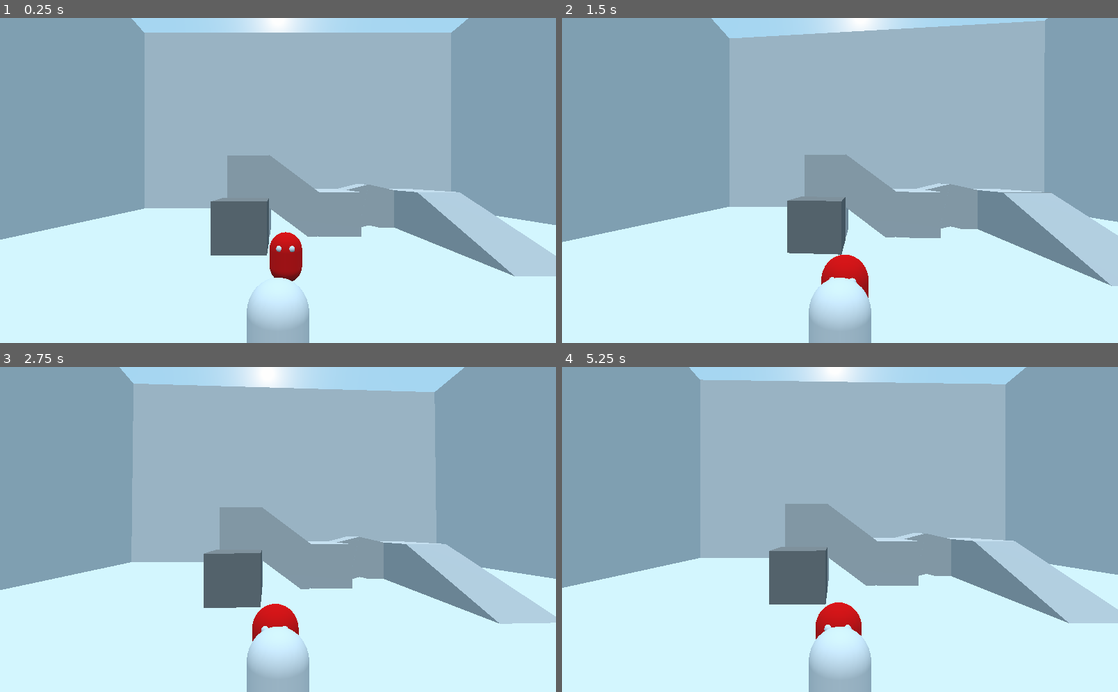
Above: before the commit, frames 1-4 (two rows, left to right).
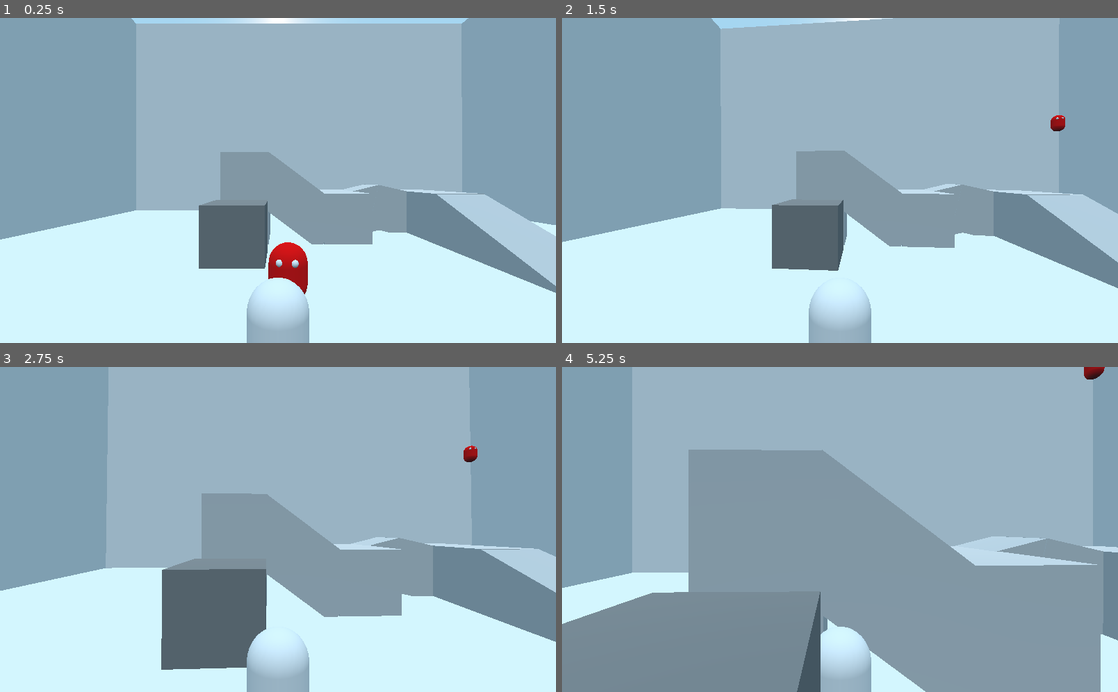
Above: after the commit, the same moments.

Repository: jalbr03/JJs-game
Game: Godot game, scene res://levels/Level.tscn
Two runs of this game, one before a commit and one after it. Both use one fixed random seed, a clock stepped at 60 frames per second and the inputs below.
Inputs (mouse positions are in pixels of both pictures, inside the frame that each line leads up to):
- Up to frame 1 (0.25 s): no input
- Up to frame 2 (1.5 s): move the mouse to (867, 180) at 0.52 s; hold Q 0.53-1.28 s; hold W from 0.53 s (still down); tap Space at 0.77 s; move the mouse to (812, 180) at 1.27 s; tap Q at 1.35 s
- Up to frame 3 (2.75 s): keep holding W; tap Space at 1.52 s; move the mouse to (289, 523) at 2.02 s; hold Q from 2.03 s (still down)
- Up to frame 4 (5.25 s): keep holding W; move the mouse to (834, 536) at 2.77 s; release Q at 2.78 s; tap Q at 2.85, 4.35 s; tap Space at 3.02, 3.77, 4.52 s; move the mouse to (878, 532) at 3.52 s; hold Q 3.53-4.28 s; move the mouse to (795, 526) at 4.27 s; move the mouse to (845, 529) at 5.02 s; hold Q from 5.03 s (still down)

The runs differ from the first frame. In frame 1, 8.2% of the frame differs, in the area x 0-100%, y 0-86%; in frame 2, 8.7%; in frame 3, 24%; in frame 4, 59%, in the area x 0-100%, y 0-100%.

Commit message:
knock back is working better

Diff:
--- a/SCR/Enemy_controller.gd
+++ b/SCR/Enemy_controller.gd
@@ -6,4 +6,4 @@
 
 	for i in range(0,num_of_children):
 		var current_child = get_child(i)
-		current_child.knock_back = strength
+		current_child.knock_back_str = strength
--- a/SCR/enemy.gd
+++ b/SCR/enemy.gd
@@ -5,12 +5,12 @@
 # var a = 2
 # var b = "text"
 onready var player = get_parent().get_parent().get_node("player")
-var knock_back = 0
+var knock_back_str = 0
 var velocity = Vector3.ZERO
 const UP = Vector3(0,-1,0)
 const SPEED = 5
 const JUMP_HEIGHT = 100
-const EXEL = 0.2
+const EXEL = 0.02
 var fps = 0
 var alarm0 = -1
 export var seeing_range = 20
@@ -28,6 +28,7 @@
 }
 var states_array = ["","","","",""]
 var state = enemy_states.roam
+var last_state = state
 
 # Called when the node enters the scene tree for the first time.
 func _ready():
@@ -35,7 +36,7 @@
 	states_array[enemy_states.roam] = "scr_roam"
 	states_array[enemy_states.fight] = "scr_fight"
 	states_array[enemy_states.hide] = "scr_hide"
-	states_array[enemy_states.knock_back] = "knock_back"
+	states_array[enemy_states.knock_back] = "scr_knock_back"
 
 
 # Called every frame. 'delta' is the elapsed time since the previous frame.
@@ -43,9 +44,14 @@
 	fps = 30#Engine.get_frames_per_second();
 	velocity.y -= 0.98
 	call(states_array[state])
+	if(last_state != state):
+		alarm0 = -1
+		print("ah change!")
+	last_state = state
+
 	#print(state)
 	#knock back
-	if(knock_back != 0):
+	if(knock_back_str != 0):
 		state = enemy_states.knock_back
 	else:
 		#see the player
@@ -55,31 +61,32 @@
 		if acos(a.dot(b))-rad2deg(180) <= deg2rad(60) && dist < seeing_range: # If the angle is less than or equal to 60 degrees
 			state = enemy_states.fight
 
+	#move stuff
+	velocity = move_and_slide(velocity, UP)
 
-
-
-	#move stuff
+#scripts----------------
+func smooth_move():
 	move = -Vector2(move_h,move_v)
 	move = move.normalized().rotated(-rotation.y)*SPEED
 	velocity.x = lerp(velocity.x,move.x,EXEL)
 	velocity.z = lerp(velocity.z,move.y,EXEL)
-	velocity = move_and_slide(velocity, UP)
+func direct_move():
+	move = -Vector2(move_h,move_v)
+	move = move.rotated(-rotation.y)
+	velocity.x = move.x
+	velocity.z = move.y
 
-#scripts----------------
 func scr_idle():
 	move_h = 0
 	move_v = 0
-	#print("alarm"+str(alarm0))
-	#alarm stuff
-	#alarm0-=1
 	if(alarm0 == -1): #start of alarm
 		alarm0 = fps*rand_range(2,4)
 	elif(alarm0 <= 0): #end of alarm
 		alarm0 = -1
-		#print("go back")
 		state = enemy_states.roam
 	else:
 		alarm0-=1
+	smooth_move()
 	#end of alarm stuff
 
 
@@ -97,14 +104,14 @@
 	#end of alarm stuff
 
 	move_v = 1 #forward
-
+	smooth_move()
 
 func scr_fight():
 	var player_pose = player.global_transform.origin
 	player_pose.y = translation.y
 	look_at(player_pose,Vector3.UP)
 	move_v = 1
-
+	smooth_move()
 	var dist = translation.distance_to(player.translation)
 	if dist > seeing_range:
 		state = enemy_states.idle
@@ -114,7 +121,24 @@
 func scr_hide():
 	pass
 
-func knock_back():
+func scr_knock_back():
+	#alarm stuff
+	if(alarm0 == -1): #start of alarm
+		alarm0 = fps*0.2
+	elif(alarm0 <= 0): #end of alarm
+		alarm0 = -1
+		knock_back_str = 0
+		state = enemy_states.idle
+	else:
+		alarm0-=1
+	#end of alarm stuff
+	print(alarm0)
 	var player_pose = player.global_transform.origin
-	move_v = knock_back/(translation.x - player_pose.x)
-	move_h = knock_back/(translation.z - player_pose.z)
+	var self_pose = global_transform.origin
+	velocity.z = (self_pose.z - player_pose.z)#*knock_back_str
+	velocity.x = (self_pose.x - player_pose.x)#*knock_back_str
+	velocity = velocity.normalized()*knock_back_str
+	velocity.y = knock_back_str/10
+#	state = enemy_states.idle
+	#print(str(move_v)+"v_h"+str(move_h))
+	#direct_move()
--- a/SCR/player.gd
+++ b/SCR/player.gd
@@ -25,7 +25,7 @@
 	states_array[player_states.move] = "move"
 	states_array[player_states.stomp] = "stomp"
 	Input.set_mouse_mode(Input.MOUSE_MODE_CAPTURED)
-	OS.window_fullscreen = true
+	#OS.window_fullscreen = true
 
 
 # Called every frame. 'delta' is the elapsed time since the previous frame.
@@ -64,9 +64,6 @@
 		state = player_states.stomp
 		velocity = Vector3.ZERO
 func stomp():
-	emit_signal("knock_back",10)
+	emit_signal("knock_back",200)
+	state = player_states.move
 	pass
-
-
-func _on_player_knock_back():
-	pass # Replace with function body.
--- a/levels/Level.tscn
+++ b/levels/Level.tscn
@@ -17,7 +17,7 @@
 [node name="Level" type="Spatial"]
 
 [node name="player" parent="." instance=ExtResource( 2 )]
-transform = Transform( 1, 0, 0, 0, 1, 0, 0, 0, 1, -4.89451, 2.67153, 9.9163 )
+transform = Transform( 1, 0, 0, 0, 1, 0, 0, 0, 1, -4.89451, 2.67153, 6.9163 )
 
 [node name="Enemy_controller" type="Spatial" parent="."]
 script = ExtResource( 3 )
